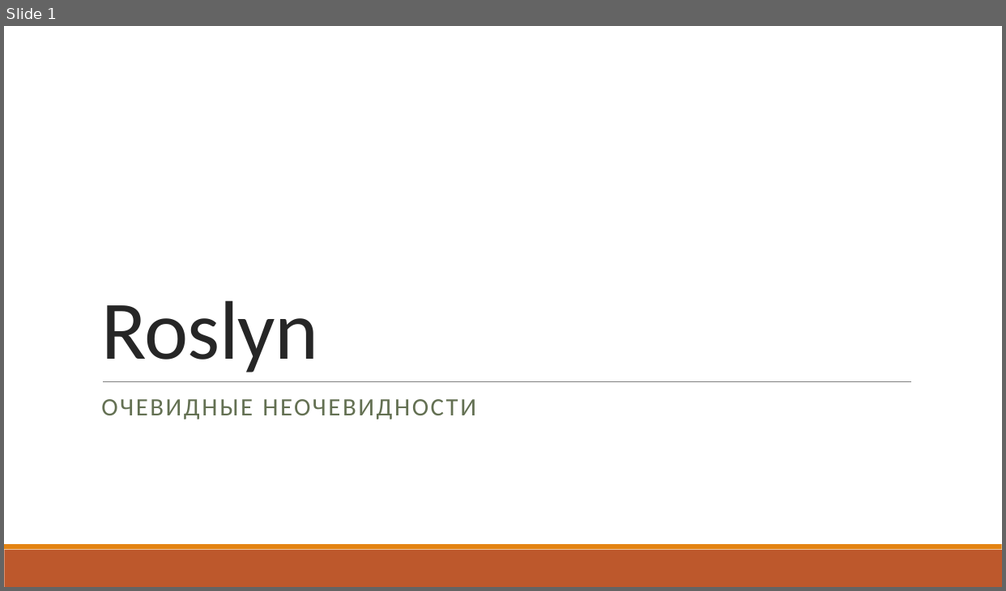
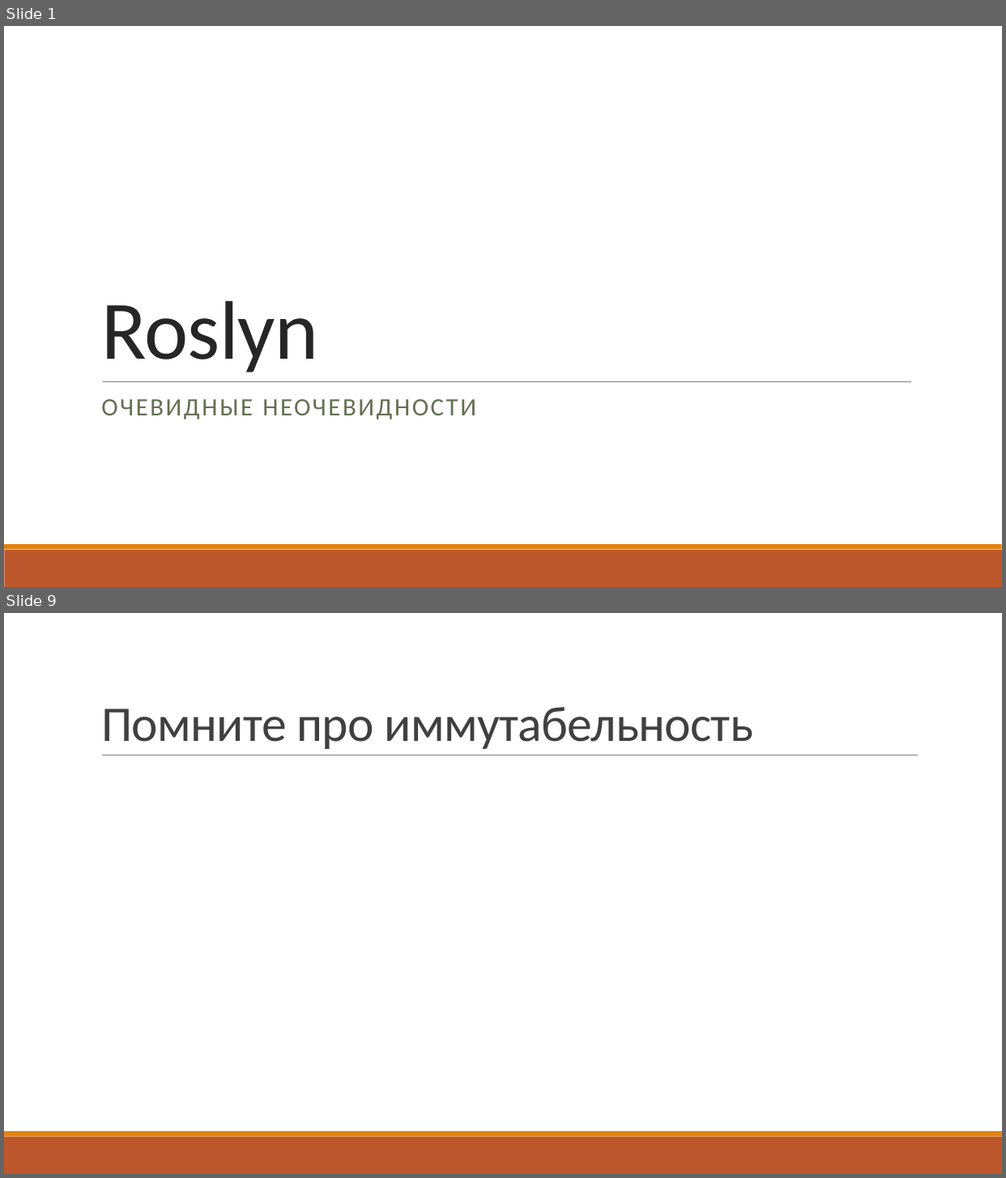
Before and after one commit to kugushev/presentations, a slide deck: P.pptx. Shown one above the other, each under a label of ours: slide 1 before the commit, slides 1 and 9 after it; the slides between them are not shown. The pictures are 1006x591 and 1006x1178 pixels, drawn with LibreOffice and Linux fonts; fonts in the diff are those of the drawing. Boxes give left, top, right and bottom in pixels: in the first picture for what was removed or moved away, otherwise in the second. Text is boxed around its words. In the diff, an @@ line names an element or a change of style, - is before the commit and + after.

```diff
--- a/P.pptx
+++ b/P.pptx
@@ slide 9 added at [4, 613, 1002, 1174], background #FFFFFF; not listed: 2 template elements that a slide beside it also shows @@
@@ title added at [101, 707, 753, 749], 48 pt, text #404040 @@
+Помните про иммутабельность
@@ line added from (102, 756) to (918, 756), #808080 0.5 pt @@
```
Also in this commit, not shown: 20 other slides added, 2 slides removed, 12 other files.
